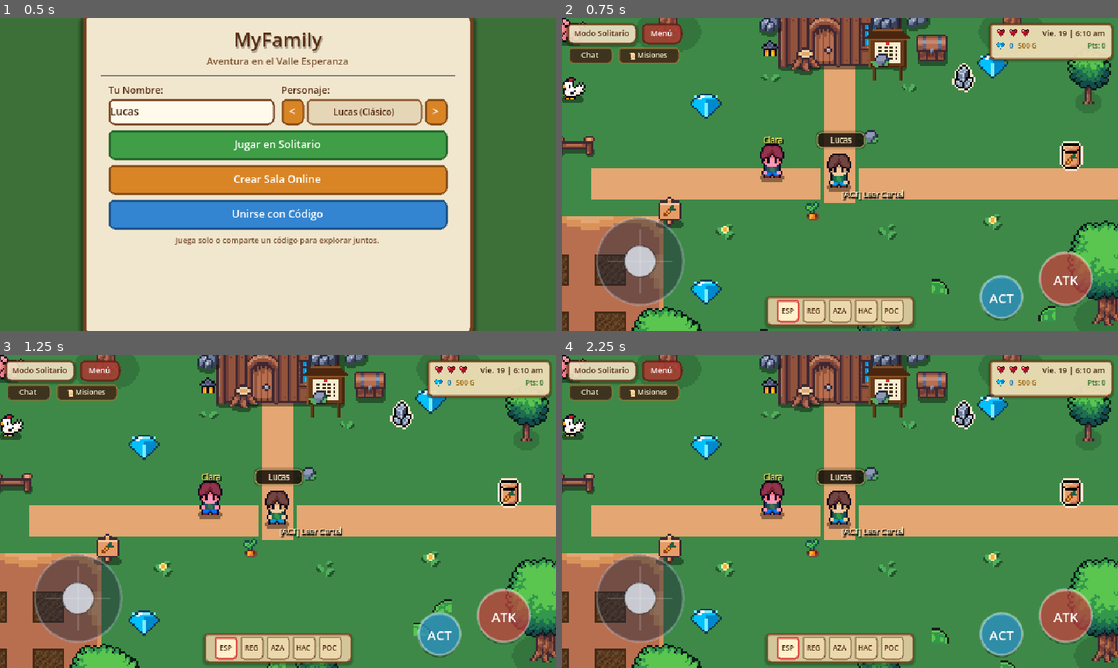
Above: before the commit, frames 1-4 (two rows, left to right).
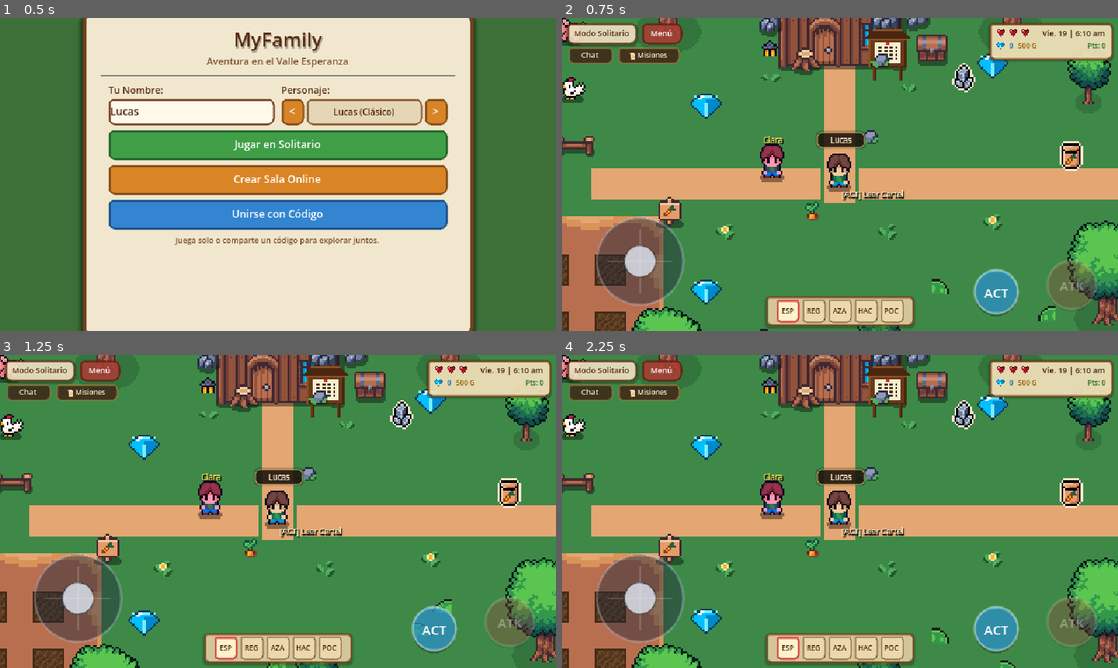
Above: after the commit, the same moments.

Repository: DiegoAzz/MyFamily2
Game: Godot game, scene res://scenes/main_menu.tscn
The game is run twice, just before and just after one commit, with the same random seed, the same clock (stepped at 60 frames per second) and the same inputs.
Inputs:
- Up to frame 1 (0.5 s): no input
- Up to frame 2 (0.75 s): click "Jugar en Solitario" at 0.5 s
- Up to frame 3 (1.25 s): no input
- Up to frame 4 (2.25 s): click "Menú" at 1.25 s; click "Jugar en Solitario" at 2 s

Frame 1 is identical in both runs. In frame 2, 2.2% of the frame differs, in the area x 74-97%, y 74-97%; in frame 3, 2.2%; in frame 4, 2.2%.

Commit message:
fix: disable attacking near NPCs/interactables, hide controls during dialogue, fix close glyph, and optimize touch separation

Diff:
--- a/scenes/dialogue_box.tscn
+++ b/scenes/dialogue_box.tscn
@@ -74,7 +74,7 @@
 [sub_resource type="StyleBoxEmpty" id="StyleBoxEmpty_none"]
 
 [node name="DialogueBox" type="CanvasLayer" groups=["dialogue_box"]]
-layer = 10
+layer = 20
 script = ExtResource("1_script")
 
 [node name="PanelContainer" type="PanelContainer" parent="."]
@@ -156,9 +156,9 @@
 theme_override_colors/font_color = Color(1, 1, 1, 1)
 theme_override_colors/font_pressed_color = Color(1, 0.9, 0.9, 1)
 theme_override_colors/font_hover_color = Color(1, 1, 1, 1)
-theme_override_font_sizes/font_size = 24
+theme_override_font_sizes/font_size = 20
 theme_override_styles/normal = SubResource("StyleBoxFlat_close_normal")
 theme_override_styles/hover = SubResource("StyleBoxFlat_close_hover")
 theme_override_styles/pressed = SubResource("StyleBoxFlat_close_pressed")
 theme_override_styles/focus = SubResource("StyleBoxEmpty_none")
-text = "✕"
+text = "X"
--- a/scenes/touch_controls.tscn
+++ b/scenes/touch_controls.tscn
@@ -34,16 +34,16 @@
 anchor_top = 1.0
 anchor_right = 1.0
 anchor_bottom = 1.0
-offset_left = -95.0
-offset_top = -95.0
-offset_right = -25.0
-offset_bottom = -25.0
+offset_left = -85.0
+offset_top = -85.0
+offset_right = -20.0
+offset_bottom = -20.0
 grow_horizontal = 0
 grow_vertical = 0
 script = ExtResource("2_button")
 action_name = "attack"
 label_text = "ATK"
-radius = 30.0
+radius = 28.0
 
 [node name="ActionButton" type="Control" parent="HUD"]
 layout_mode = 1
@@ -52,10 +52,10 @@
 anchor_top = 1.0
 anchor_right = 1.0
 anchor_bottom = 1.0
-offset_left = -160.0
-offset_top = -65.0
-offset_right = -105.0
-offset_bottom = -10.0
+offset_left = -165.0
+offset_top = -70.0
+offset_right = -110.0
+offset_bottom = -15.0
 grow_horizontal = 0
 grow_vertical = 0
 script = ExtResource("2_button")
@@ -63,4 +63,4 @@
 label_text = "ACT"
 base_color = Color(0.2, 0.65, 0.9, 0.65)
 pressed_color = Color(0.35, 0.8, 1.0, 0.9)
-radius = 24.0
+radius = 25.0
--- a/scripts/dialogue_box.gd
+++ b/scripts/dialogue_box.gd
@@ -21,8 +21,16 @@
 func _ready() -> void:
 	visible = false
 	panel.custom_minimum_size = Vector2(500, 110)
+	panel.gui_input.connect(_on_panel_gui_input)
 	if close_btn:
 		close_btn.pressed.connect(_on_close_pressed)
+
+func _on_panel_gui_input(event: InputEvent) -> void:
+	if not is_active:
+		return
+	if (event is InputEventScreenTouch and event.pressed) or (event is InputEventMouseButton and event.pressed and event.button_index == MOUSE_BUTTON_LEFT):
+		advance_dialogue()
+		get_viewport().set_input_as_handled()
 
 func _on_close_pressed() -> void:
 	close_dialogue()
@@ -46,7 +54,17 @@
 		player.velocity = Vector2.ZERO
 		player.current_state = 0 # IDLE
 
+	_set_touch_controls_visible(false)
 	show_current_line()
+
+func _set_touch_controls_visible(active: bool) -> void:
+	var touch_ctrls = get_tree().get_first_node_in_group("touch_controls")
+	if touch_ctrls:
+		touch_ctrls.visible = active
+		if not active and touch_ctrls.has_node("HUD/VirtualJoystick"):
+			var joy = touch_ctrls.get_node("HUD/VirtualJoystick")
+			if joy and joy.has_method("_reset_stick"):
+				joy._reset_stick()
 
 func show_current_line() -> void:
 	if current_line_index >= current_dialogue_lines.size():
@@ -95,12 +113,17 @@
 	is_typing = false
 	is_active = false
 	visible = false
+	_set_touch_controls_visible(true)
 	dialogue_finished.emit()
 
 func _unhandled_input(event: InputEvent) -> void:
 	if not is_active:
 		return
 
-	if event.is_action_pressed("interact") or event.is_action_pressed("attack") or event.is_action_pressed("ui_accept"):
+	# NUNCA usar la acción de ataque para avanzar diálogos
+	if event.is_action_pressed("interact") or event.is_action_pressed("ui_accept"):
 		advance_dialogue()
 		get_viewport().set_input_as_handled()
+	elif (event is InputEventScreenTouch and event.pressed) or (event is InputEventMouseButton and event.pressed and event.button_index == MOUSE_BUTTON_LEFT):
+		advance_dialogue()
+		get_viewport().set_input_as_handled()
--- a/scripts/npc.gd
+++ b/scripts/npc.gd
@@ -3,11 +3,13 @@
 
 @export var npc_name: String = "Clara"
 @export var portrait: Texture2D = null
+@export var dialogue_lines: Array = []
 
 @onready var anim_player: AnimationPlayer = $AnimationPlayer
 @onready var interactable: Node = $Interactable
 
 func _ready() -> void:
+	add_to_group("npcs")
 	if anim_player.has_animation("idle"):
 		anim_player.play("idle")
 
@@ -15,10 +17,13 @@
 		interactable.speaker_name = npc_name
 		interactable.portrait_texture = portrait
 		interactable.prompt_message = "[ACT] Hablar con " + npc_name
-		interactable.dialogue_lines = [
-			"¡Bienvenido de vuelta a casa! Pensé que no volverías al valle tras la partida del abuelo.",
-			"Esta granja guarda los mejores recuerdos de nuestra familia... pero las cosas se han vuelto peligrosas últimamente.",
-			"Una extraña niebla púrpura cubrió el bosque cruzando el río, y criaturas viscosas y esqueletos han invadido el camino.",
-			"He dejado unas herramientas y notas en el cofre junto a la casa. ¡Ten mucho cuidado si decides cruzar el puente!",
-			"Nuestra familia cuenta contigo para recuperar la armonía del valle."
-		]
+		if dialogue_lines.size() > 0:
+			interactable.dialogue_lines = dialogue_lines
+		else:
+			interactable.dialogue_lines = [
+				"¡Bienvenido de vuelta a casa! Pensé que no volverías al valle tras la partida del abuelo.",
+				"Esta granja guarda los mejores recuerdos de nuestra familia... pero las cosas se han vuelto peligrosas últimamente.",
+				"Una extraña niebla púrpura cubrió el bosque cruzando el río, y criaturas viscosas y esqueletos han invadido el camino.",
+				"He dejado unas herramientas y notas en el cofre junto a la casa. ¡Ten mucho cuidado si decides cruzar el puente!",
+				"Nuestra familia cuenta contigo para recuperar la armonía del valle."
+			]
--- a/scripts/player.gd
+++ b/scripts/player.gd
@@ -189,11 +189,30 @@
 			sprite.flip_h = true
 			play_animation("walk_side" if is_moving else "idle_side")
 
-func check_attack_input() -> void:
+func is_near_interactable_or_npc() -> bool:
+	if not is_inside_tree():
+		return false
+	# 1. Si hay un diálogo abierto, NUNCA atacar
 	var dialogue_box = get_tree().get_first_node_in_group("dialogue_box")
 	if dialogue_box and "is_active" in dialogue_box and dialogue_box.is_active:
-		return
-	if is_chat_active():
+		return true
+
+	# 2. Si está en rango de algún objeto interactuable (cartel, vaca, cama, buzón, cofre, huerto, etc.)
+	for obj in get_tree().get_nodes_in_group("interactables"):
+		if is_instance_valid(obj):
+			if ("is_player_in_range" in obj and obj.is_player_in_range) or ("is_player_inside" in obj and obj.is_player_inside):
+				return true
+
+	# 3. Si está cerca de algún NPC (Clara, Bruno, Elena, etc.) a menos de 45 píxeles
+	for npc in get_tree().get_nodes_in_group("npcs"):
+		if is_instance_valid(npc) and global_position.distance_to(npc.global_position) < 45.0:
+			return true
+
+	return false
+
+func check_attack_input() -> void:
+	# Si está cerca de un NPC o interactable, o en chat/diálogo, NUNCA atacar
+	if is_near_interactable_or_npc() or is_chat_active():
 		return
 
 	# Atacar SOLAMENTE cuando se pulsa la tecla Espacio, J, o el botón dedicado ATK
@@ -210,7 +229,7 @@
 func start_attack() -> void:
 	if is_dead or current_state == State.ATTACK:
 		return
-	if is_chat_active():
+	if is_chat_active() or is_near_interactable_or_npc():
 		return
 	current_state = State.ATTACK
 	velocity = Vector2.ZERO
--- a/scripts/touch_button.gd
+++ b/scripts/touch_button.gd
@@ -29,18 +29,30 @@
 		if is_pressed:
 			_set_pressed(false)
 
+	# Si es el botón de ataque, atenuar visualmente si el jugador está cerca de un NPC o interactable
+	if action_name == "attack":
+		var player = get_tree().get_first_node_in_group("player")
+		if player and is_instance_valid(player) and player.has_method("is_near_interactable_or_npc"):
+			if player.is_near_interactable_or_npc() or player.is_chat_active():
+				modulate.a = 0.35
+			else:
+				modulate.a = 1.0
+
 func _gui_input(event: InputEvent) -> void:
+	var center = size / 2.0
 	if event is InputEventScreenTouch:
 		if event.pressed and active_touch == -1:
-			active_touch = event.index
-			_set_pressed(true)
-			get_viewport().set_input_as_handled()
+			if (event.position - center).length() <= radius + 6.0:
+				active_touch = event.index
+				_set_pressed(true)
+				get_viewport().set_input_as_handled()
 
 	elif event is InputEventMouseButton and event.button_index == MOUSE_BUTTON_LEFT:
 		if event.pressed and active_touch == -1:
-			active_touch = 998
-			_set_pressed(true)
-			get_viewport().set_input_as_handled()
+			if (event.position - center).length() <= radius + 6.0:
+				active_touch = 998
+				_set_pressed(true)
+				get_viewport().set_input_as_handled()
 
 func _input(event: InputEvent) -> void:
 	if active_touch == -1:
@@ -59,20 +71,23 @@
 func _set_pressed(val: bool) -> void:
 	is_pressed = val
 	if is_pressed:
-		Input.action_press(action_name)
 		pressed.emit()
 		if action_name == "attack":
 			var players = get_tree().get_nodes_in_group("player")
 			for p in players:
-				if is_instance_valid(p) and p.has_method("start_attack") and not p.is_chat_active():
-					p.start_attack()
+				if is_instance_valid(p) and p.has_method("start_attack"):
+					if not p.is_chat_active() and not p.is_near_interactable_or_npc():
+						Input.action_press(action_name)
+						p.start_attack()
 		elif action_name == "interact":
+			Input.action_press(action_name)
 			for obj in get_tree().get_nodes_in_group("interactables"):
 				if is_instance_valid(obj) and obj.has_method("trigger_interaction"):
 					if ("is_player_in_range" in obj and obj.is_player_in_range) or ("is_player_inside" in obj and obj.is_player_inside):
 						obj.trigger_interaction()
 	else:
-		Input.action_release(action_name)
+		if Input.is_action_pressed(action_name):
+			Input.action_release(action_name)
 		released.emit()
 	queue_redraw()
 
Not shown, changed: build/web/MyFamily.html
Not shown, changed: build/web/MyFamily.pck
Not shown, changed: build/web/index.html
Not shown, changed: nginx.conf
